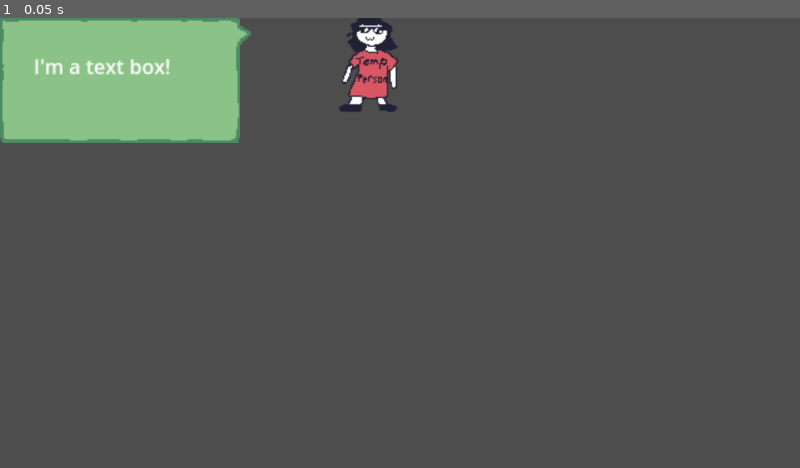
Above: before the commit, frame 1.
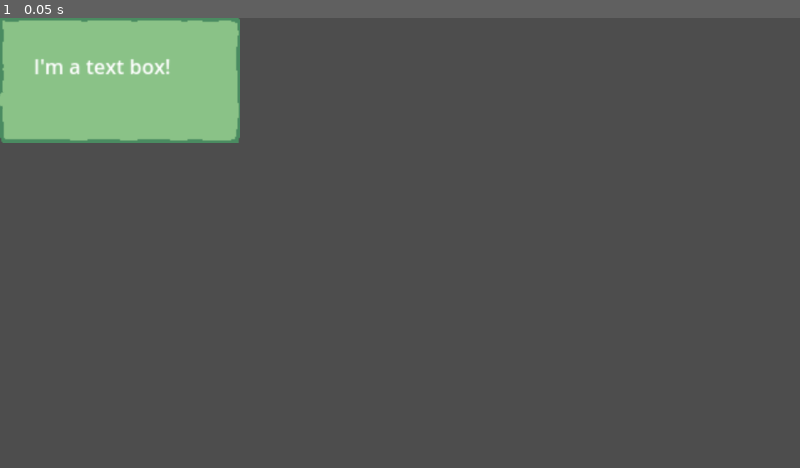
Above: after the commit, the same moment.

Repository: mothnog/RELAXING-LAKESIDE-ROBOTS
Game: Godot game, scene res://scenes/dialogue/textbox.tscn
Two runs of this game, one before a commit and one after it. Both use one fixed random seed, a clock stepped at 60 frames per second and the inputs below. This scene is started directly instead of the project's main scene.
Inputs:
- Up to frame 1 (0.05 s): no input

The runs differ from the first frame. In frame 1, 1.1% of the frame differs, in the area x 0-50%, y 0-21%.

Commit message:
containing textbox arrow within the edges of the box

Diff:
--- a/scenes/dialogue/textbox.gd
+++ b/scenes/dialogue/textbox.gd
@@ -53,6 +53,13 @@
 		var dot: float = path_dir_vec.dot(arrow_dir_vec)
 
 		if dot == 1.0:
+			# also clamp position to not go off the box edges
+			# there's probably a better way to do this but cant think of it rn
+			if i == 0 or i == 2:
+				arrow.position.x = clamp(arrow.position.x, arrow.size.x/2 - arrow.pivot_offset.x, size.x - arrow.size.x/2 - arrow.pivot_offset.x)
+			else:
+				arrow.position.y = clamp(arrow.position.y, arrow.size.y/2 - arrow.pivot_offset.y, size.y - arrow.size.y/2 - arrow.pivot_offset.y)
+
 			break
 		else:
 			arrow.rotation_degrees += 90
--- a/scenes/dialogue/textbox.tscn
+++ b/scenes/dialogue/textbox.tscn
@@ -33,11 +33,11 @@
 
 [node name="Arrow" type="TextureRect" parent="."]
 layout_mode = 0
-offset_left = 183.0
-offset_top = 6.5
-offset_right = 196.0
-offset_bottom = 21.5
-rotation = 3.14159
+offset_left = -9.0
+offset_top = 57.5
+offset_right = 4.0
+offset_bottom = 72.5
+rotation = 6.28319
 pivot_offset = Vector2(9, 7.5)
 texture = ExtResource("3_pe6lh")
 stretch_mode = 2
@@ -47,7 +47,7 @@
 curve = SubResource("Curve2D_2mruj")
 
 [node name="ArrowTarget" type="Marker2D" parent="."]
-position = Vector2(295.5, 14)
+position = Vector2(-63.5, 65)
 
 [node name="TempPerson0" type="Sprite2D" parent="ArrowTarget"]
 texture = ExtResource("4_2xyhr")
